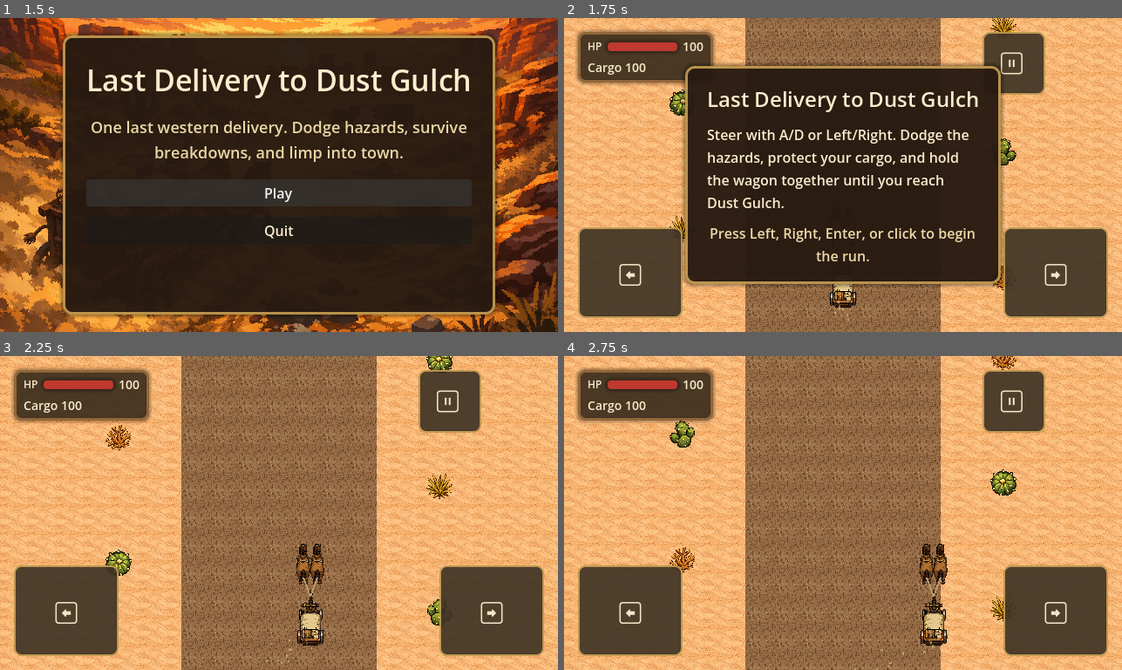
Above: before the commit, frames 1-4 (two rows, left to right).
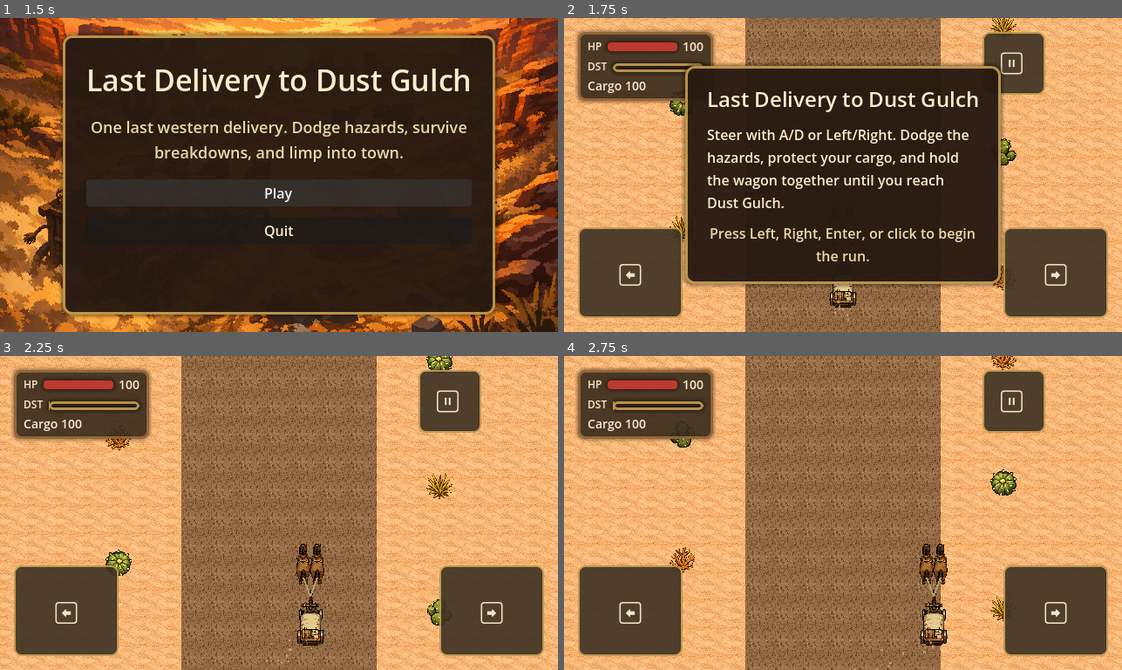
Above: after the commit, the same moments.

Repository: bbenefield89/The-Last-Delivery-to-Dust-Gulch
Game: Godot game, scene res://Scenes/AppRoot/AppRoot.tscn
Two runs of this game, one before a commit and one after it. Both use one fixed random seed, a clock stepped at 60 frames per second and the inputs below. Sound files missing from this copy of the repository are replaced by a short silence.
Inputs (mouse positions are in pixels of both pictures, inside the frame that each line leads up to):
- Up to frame 1 (1.5 s): click "Play" at 0.5 s; click "Play" at 1.25 s
- Up to frame 2 (1.75 s): no input
- Up to frame 3 (2.25 s): tap Enter (ui_accept) at 2 s; move the mouse to (401, 497) at 2.02 s; hold D (steer_right) from 2.03 s (still down); tap T (return_to_title) at 2.1 s; click (401, 497) at 2.17 s
- Up to frame 4 (2.75 s): keep holding D (steer_right); tap Enter (ui_accept) at 2.27 s

Frame 1 is identical in both runs. In frame 2, 1.9% of the frame differs, in the area x 2-25%, y 14-28%; in frame 3, 2.4%, in the area x 2-28%, y 14-28%; in frame 4, 2.4%.

Commit message:
feat(ui): fold distance progress into compact hud

Diff:
--- a/Scenes/RunScene/RunScene.tscn
+++ b/Scenes/RunScene/RunScene.tscn
@@ -54,6 +54,13 @@
 corner_radius_bottom_right = 4
 corner_radius_bottom_left = 4
 
+[sub_resource type="StyleBoxFlat" id="StyleBoxFlat_distance_fill"]
+bg_color = Color(0.745098, 0.592157, 0.305882, 0.95)
+corner_radius_top_left = 4
+corner_radius_top_right = 4
+corner_radius_bottom_right = 4
+corner_radius_bottom_left = 4
+
 [node name="RunScene" type="Node2D"]
 script = ExtResource("1_4n0rj")
 
@@ -173,7 +180,7 @@
 offset_left = 16.0
 offset_top = 16.0
 offset_right = 156.0
-offset_bottom = 72.0
+offset_bottom = 92.0
 theme_override_styles/panel = SubResource("StyleBoxFlat_hud_panel")
 
 [node name="MarginContainer" type="MarginContainer" parent="HUDLayer/HUDPanel"]
@@ -218,6 +225,30 @@
 theme_override_colors/font_color = Color(0.980392, 0.929412, 0.803922, 1)
 theme_override_font_sizes/font_size = 14
 text = "--"
+
+[node name="DistanceRow" type="HBoxContainer" parent="HUDLayer/HUDPanel/MarginContainer/VBoxContainer"]
+layout_mode = 2
+theme_override_constants/separation = 6
+
+[node name="DistanceTag" type="Label" parent="HUDLayer/HUDPanel/MarginContainer/VBoxContainer/DistanceRow"]
+layout_mode = 2
+theme_override_colors/font_color = Color(0.980392, 0.929412, 0.803922, 1)
+theme_override_font_sizes/font_size = 12
+text = "DST"
+
+[node name="DistanceBarMargin" type="MarginContainer" parent="HUDLayer/HUDPanel/MarginContainer/VBoxContainer/DistanceRow"]
+layout_mode = 2
+size_flags_horizontal = 3
+theme_override_constants/margin_top = 5
+
+[node name="DistanceBar" type="ProgressBar" parent="HUDLayer/HUDPanel/MarginContainer/VBoxContainer/DistanceRow/DistanceBarMargin"]
+unique_name_in_owner = true
+custom_minimum_size = Vector2(80, 10)
+layout_mode = 2
+theme_override_styles/background = SubResource("StyleBoxFlat_recovery_panel")
+theme_override_styles/fill = SubResource("StyleBoxFlat_distance_fill")
+max_value = 100.0
+show_percentage = false
 
 [node name="CargoLabel" type="Label" parent="HUDLayer/HUDPanel/MarginContainer/VBoxContainer"]
 unique_name_in_owner = true
--- a/Scenes/RunScene/run_scene.gd
+++ b/Scenes/RunScene/run_scene.gd
@@ -132,6 +132,7 @@
 @onready var _dust_trail: CPUParticles2D = %DustTrail
 @onready var _health_bar: ProgressBar = %HealthBar
 @onready var _health_label: Label = %HealthLabel
+@onready var _distance_bar: ProgressBar = %DistanceBar
 @onready var _cargo_label: Label = %CargoLabel
 @onready var _touch_layer: CanvasLayer = %TouchLayer
 @onready var _touch_left_button: Button = %TouchLeft
@@ -408,18 +409,21 @@
 
 ## Refreshes the compact run HUD values from the bound run state.
 func _refresh_status() -> void:
-	if _health_bar == null or _health_label == null or _cargo_label == null:
+	if _health_bar == null or _health_label == null or _distance_bar == null or _cargo_label == null:
 		return
 
 	if _run_state == null:
 		_health_bar.value = 0.0
 		_health_label.text = "--"
+		_distance_bar.value = 0.0
 		_cargo_label.text = "Cargo --"
 		return
 
 	_health_bar.max_value = 100.0
 	_health_bar.value = _run_state.wagon_health
 	_health_label.text = "%d" % _run_state.wagon_health
+	_distance_bar.max_value = 100.0
+	_distance_bar.value = _run_state.get_delivery_progress_ratio() * 100.0
 	_cargo_label.text = "Cargo %d" % _run_state.cargo_value
 
 
Not shown: 1 places in Scenes/RunScene/RunScene.tscn that only renumber resources
Not shown, changed: kanban_tasks_data.kanban
